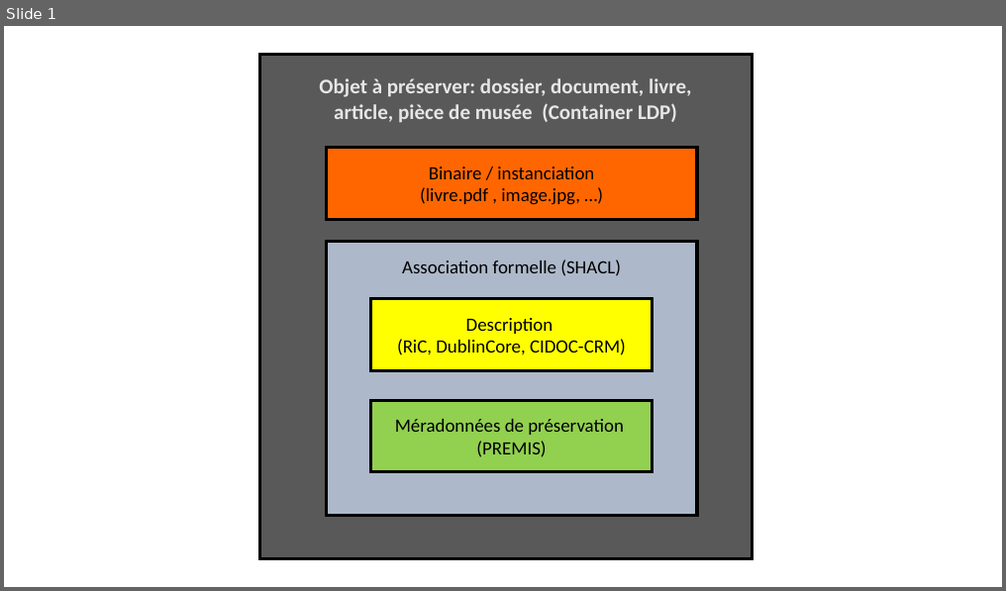
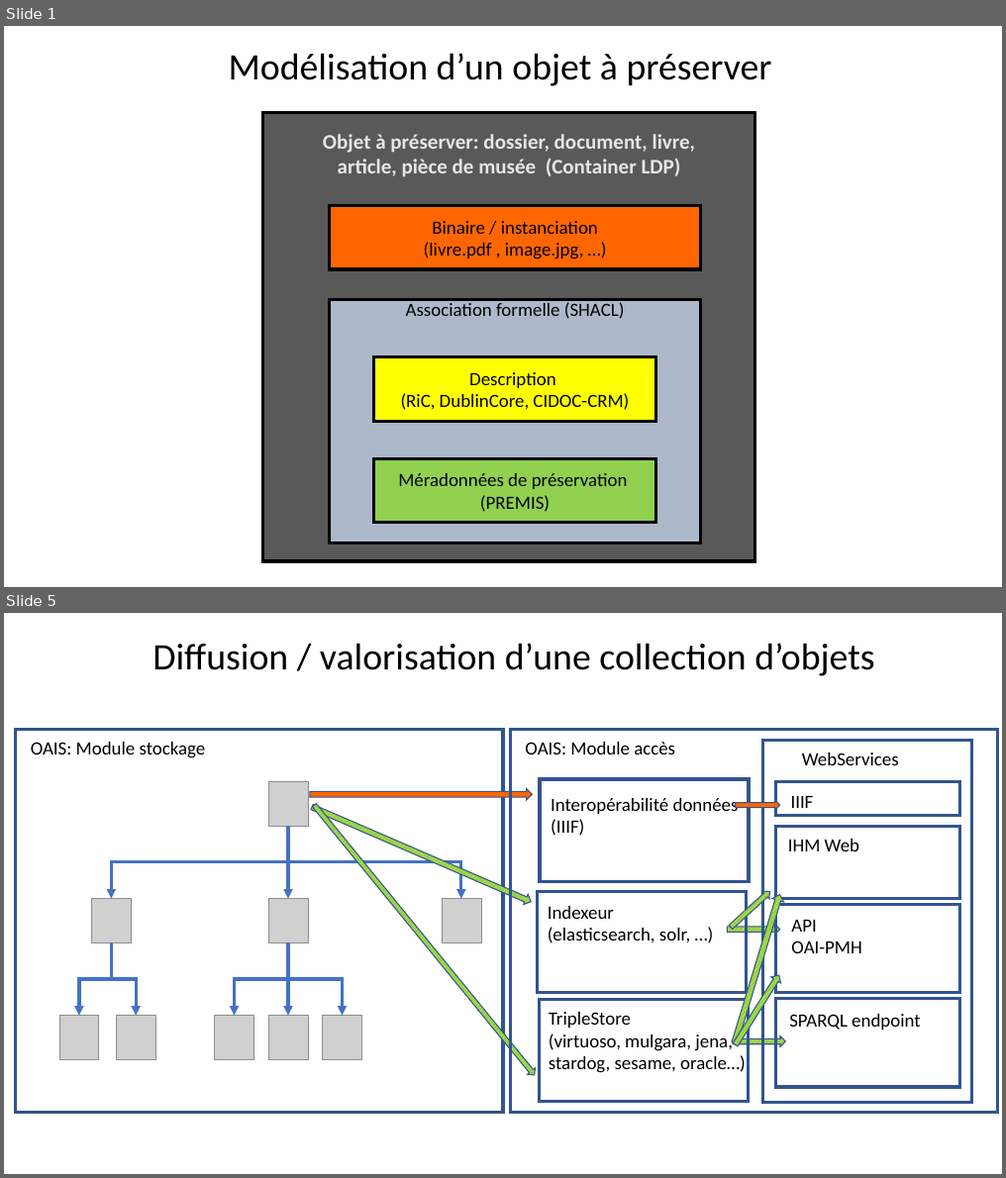
Before and after one commit to jbkrause/semanticpres, a slide deck: media/integration.pptx. Shown one above the other, each under a label of ours: slide 1 before the commit, slides 1 and 5 after it; the slides between them are not shown. The pictures are 1006x591 and 1006x1178 pixels, drawn with LibreOffice and Linux fonts; fonts in the diff are those of the drawing; grey boxes stand for pictures. Boxes give left, top, right and bottom in pixels: in the first picture for what was removed or moved away, otherwise in the second. Text is boxed around its words. In the diff, an @@ line names an element or a change of style, - is before the commit and + after.

```diff
--- a/media/integration.pptx
+++ b/media/integration.pptx
@@ slide 5 added at [4,613,1002,1174], background #FFFFFF @@
@@ text added at [152,643,874,676], 36 pt, text #000000 @@
+Diffusion / valorisation d’une collection d’objets
@@ rectangle added at [16,729,503,1113], outline #325491 3 pt @@
@@ text added at [31,742,206,759], 18 pt, text #000000 @@
+OAIS: Module stockage
@@ right arrow added at [310,789,533,800], fill #FF6600, outline #325491 1 pt @@
@@ right arrow added at [310,802,534,907], fill pattern #FFFF00 on #92D050, outline #325491 1 pt @@
@@ right arrow added at [311,802,539,1078], fill pattern #FFFF00 on #92D050, outline #325491 1 pt @@
@@ right arrow added at [736,800,780,810], fill #FF6600, outline #325491 1 pt @@
@@ group added at [511,729,998,1113]: 9 rectangles, 9 texts @@
+OAIS: Module accès
+WebServices
+Interopérabilité données
+(IIIF)
+IHM Web
+API
+OAI-PMH
+Indexeur
+(elasticsearch, solr, …)
+TripleStore
+(virtuoso, mulgara, jena,
+stardog, sesame, oracle…)
+SPARQL endpoint
+IIIF
@@ right arrow added at [728,888,773,931], fill pattern #FFFF00 on #92D050, outline #325491 1 pt @@
@@ right arrow added at [730,893,786,1046], fill pattern #FFFF00 on #92D050, outline #325491 1 pt @@
@@ right arrow added at [727,925,779,935], fill pattern #FFFF00 on #92D050, outline #325491 1 pt @@
@@ group added at [59,782,481,1059]: 9 pictures, 6 elbow arrows, 2 arrows @@
@@ right arrow added at [731,972,784,1048], fill pattern #FFFF00 on #92D050, outline #325491 1 pt @@
@@ right arrow added at [734,1037,785,1048], fill pattern #FFFF00 on #92D050, outline #325491 1 pt @@
@@ slide 1 changed as well @@
@@ text added at [229,53,772,86], 36 pt, text #000000 @@
+Modélisation d’un objet à préserver
@@ rectangle "Objet à préserver: dossier, document, ...": place and size @@
-rectangle "Objet à préserver: dossier, document, ..." at [260,55,751,560]
+rectangle "Objet à préserver: dossier, document, ..." at [263,112,754,562]
@@ rectangle "Binaire / instanciation": place and size @@
-rectangle "Binaire / instanciation" at [326,148,697,219]
+rectangle "Binaire / instanciation" at [330,205,701,270]
@@ rectangle "Association formelle (SHACL)": place and size @@
-rectangle "Association formelle (SHACL)" at [326,241,697,516]
+rectangle "Association formelle (SHACL)" at [330,299,701,544]
@@ rectangle "Description": place and size @@
-rectangle "Description" at [371,299,652,372]
+rectangle "Description" at [374,358,656,421]
@@ rectangle "Méradonnées de préservation": place and size @@
-rectangle "Méradonnées de préservation" at [371,400,652,472]
+rectangle "Méradonnées de préservation" at [374,459,656,522]
```
Also in this commit, not shown: 1 other slide changed, 2 other slides added, 4 other files.
